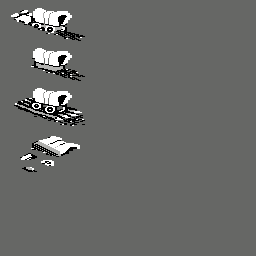
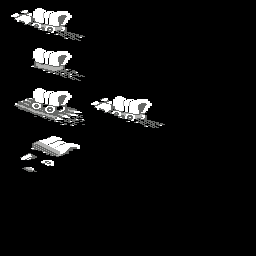
Layer changes from the first w=256, h=256 image to the second:
added layer "Pasted Layer #28" above "Pasted Layer #26" over [91, 96, 165, 128]
painted on "Pasted Layer #26" over [14, 10, 85, 172]
hid "layer2 #3" over [0, 0, 256, 256]
